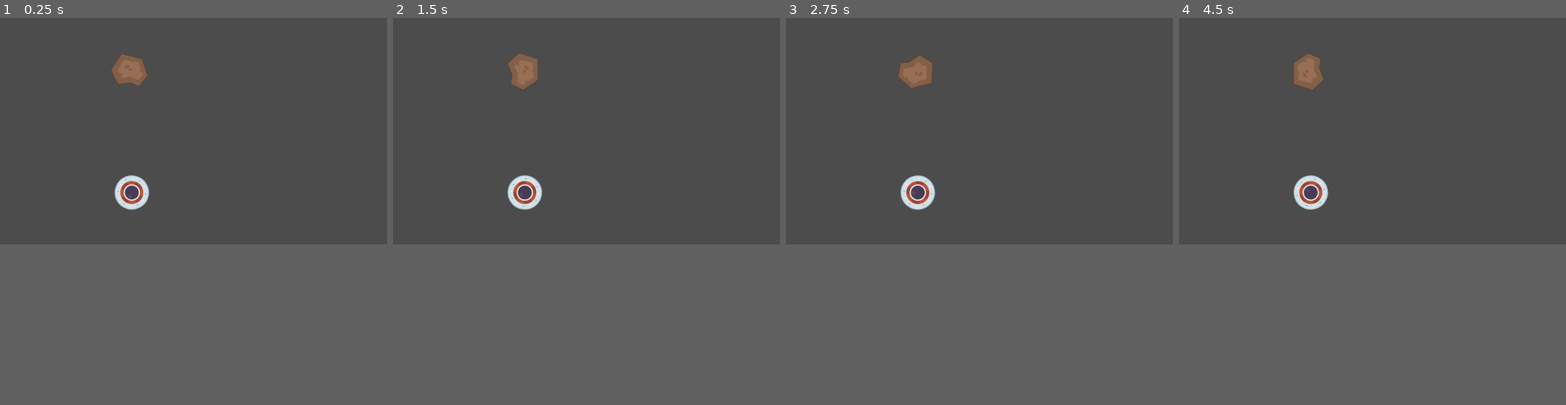
Above: before the commit, frames 1-4 (left to right).
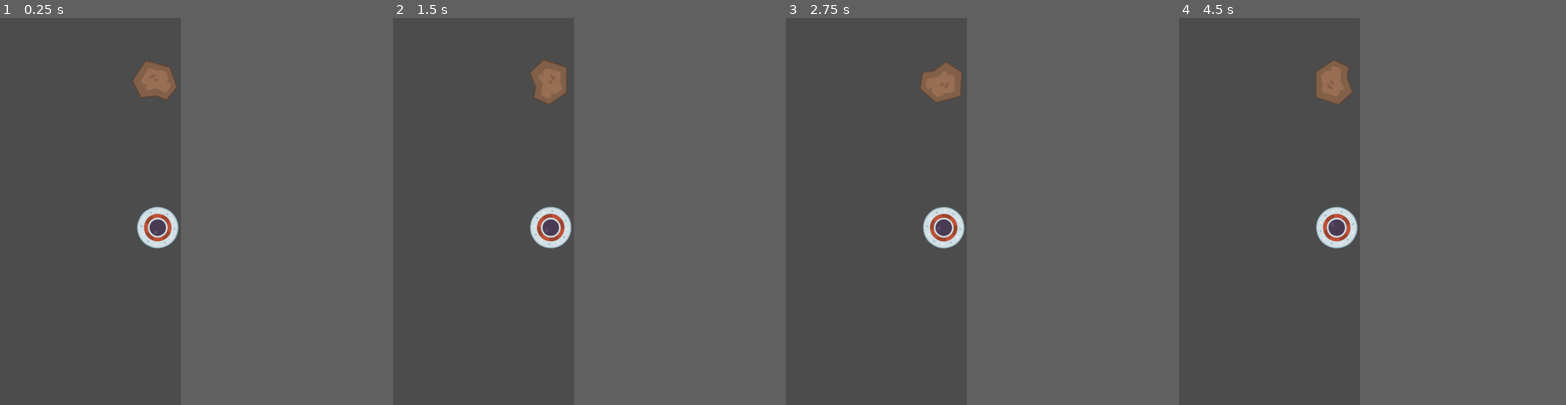
Above: after the commit, the same moments.

Repository: brendankhoury/To-the-moon-and-hack
Game: Godot game, scene res://Src/Main.tscn
The game is run twice, just before and just after one commit, with the same random seed, the same clock (stepped at 60 frames per second) and the same inputs.
Inputs:
- Up to frame 1 (0.25 s): no input
- Up to frame 2 (1.5 s): tap Space (tap) at 0.6, 1.35 s
- Up to frame 3 (2.75 s): tap Space (tap) at 2.1 s
- Up to frame 4 (4.5 s): tap Space (tap) at 2.85, 3.6, 4.35 s
In our replay, the window is 800x468 before the commit and 374x800 after it. These sizes can differ from the game's own. Grey fills any space a smaller window leaves; there, only what the larger window draws over its background counts as a difference.

The runs differ from the first frame. In frame 1, 2.5% of the frame differs, in the area x 28-47%, y 9-60%; in frame 2, 2.6%, in the area x 29-47%, y 9-60%; in frame 3, 2.5%; in frame 4, 2.6%.

Commit message:
Changed window size

Diff:
--- a/project.godot
+++ b/project.godot
@@ -19,6 +19,11 @@
 run/main_scene="res://Src/Main.tscn"
 config/icon="res://icon.png"
 
+[display]
+
+window/size/width=400
+window/size/height=854
+
 [input]
 
 tap={
